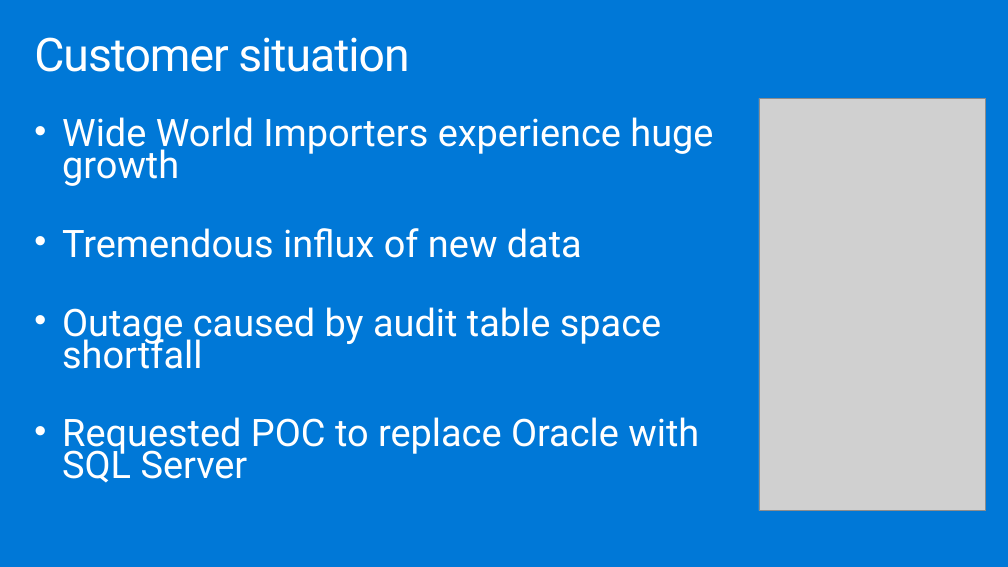
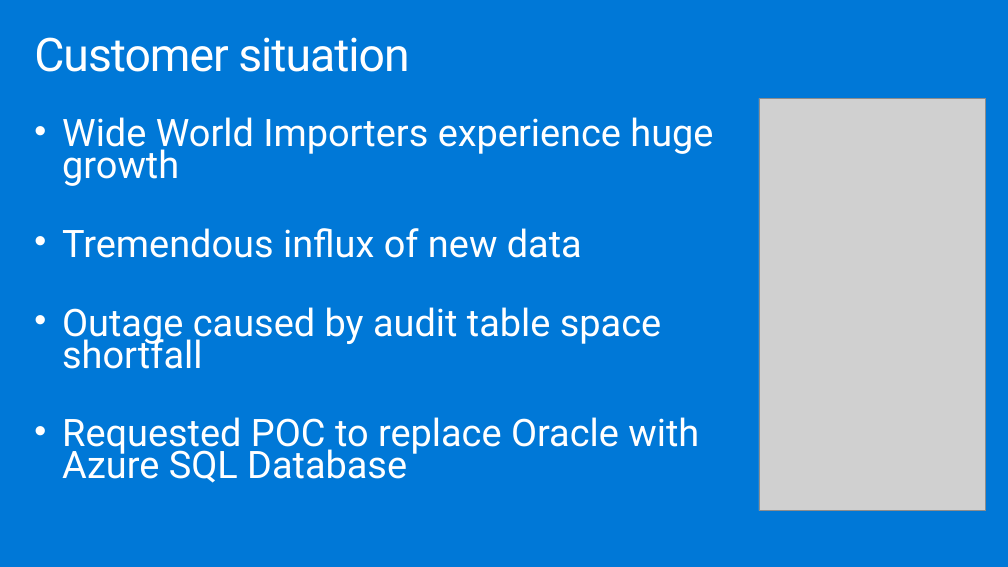
Before and after one commit to sumitmalik51/MCW-Migrating-Oracle-to-Azure-SQL-and-PostgreSQL, a slide deck: slide 4 of Whiteboard design session/WDS trainer presentation - Migrating Oracle to Azure SQL.pptx. Drawn at 1008x567 pixels with LibreOffice and Linux fonts; fonts in the diff are those of the drawing; grey boxes stand for pictures. Boxes give left, top, right and bottom in pixels: in the first picture for what was removed or moved away, otherwise in the second. Text is boxed around its words. In the diff, an @@ line names an element or a change of style, - is before the commit and + after.

```diff
--- a/Whiteboard design session/WDS trainer presentation - Migrating Oracle to Azure SQL.pptx
+++ b/Whiteboard design session/WDS trainer presentation - Migrating Oracle to Azure SQL.pptx
@@ text at box(62, 417, 699, 483): text changed @@
-• Requested POC to replace Oracle with SQL Server
+• Requested POC to replace Oracle with Azure SQL Database
```
Also in this commit, not shown: 5 other slides changed, 2 other files.
